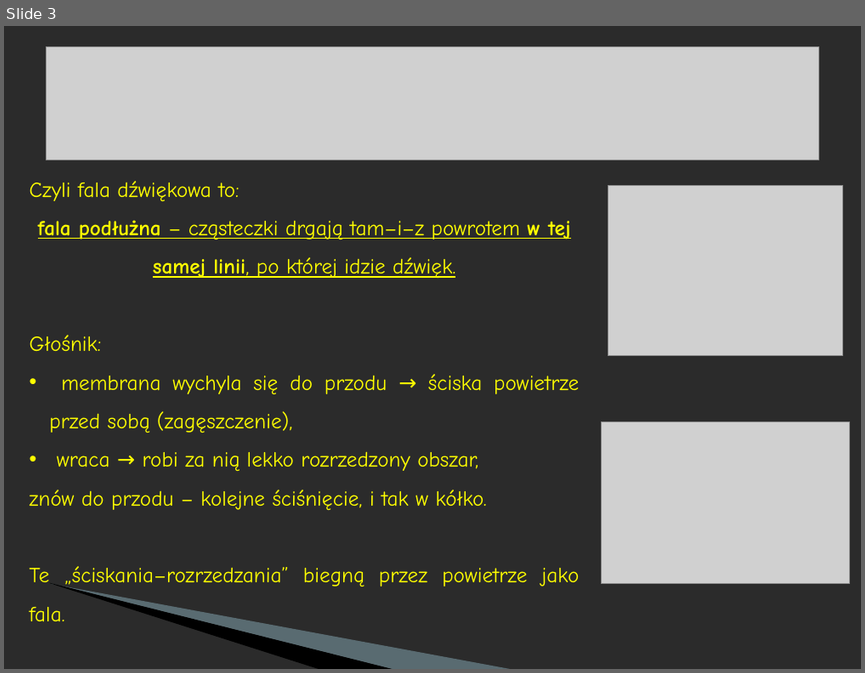
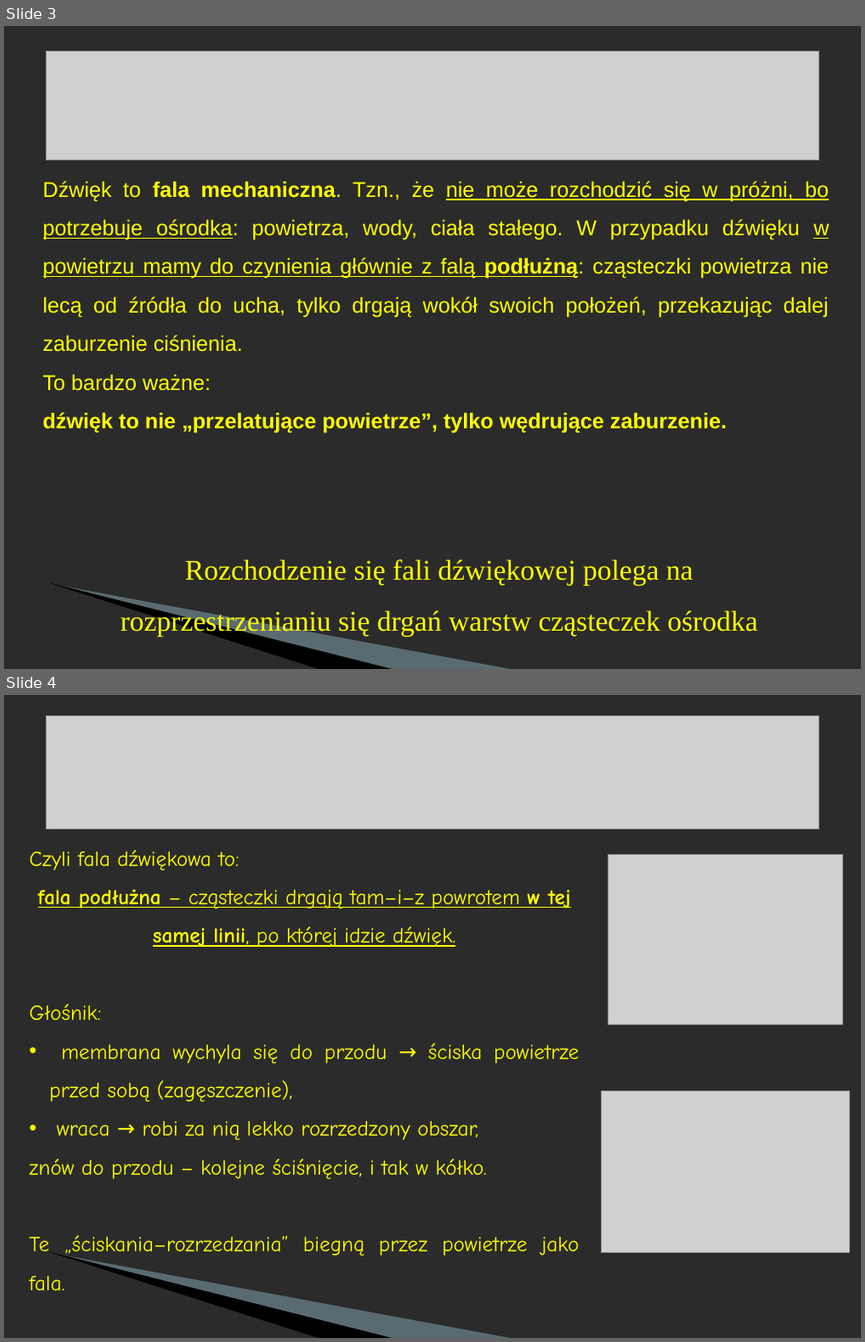
Before and after one commit to MichalMus/Fizyka-w-szkole, a slide deck: 4.Drgania i fale/4.FALE DŹWIĘKOWE – SZCZEGÓLNY PRZYPADEK FALI MECHANICZNEJ.ppt. Shown one above the other, each under a label of ours: slide 3 before the commit, slides 3 and 4 after it. The pictures are 865x673 and 865x1342 pixels, drawn with LibreOffice and Linux fonts; fonts in the diff are those of the drawing; grey boxes stand for pictures; background and template pictures are left out; a plain dark background stands for a picture behind light text. Boxes give left, top, right and bottom in pixels: in the first picture for what was removed or moved away, otherwise in the second. Text is boxed around its words. In the diff, an @@ line names an element or a change of style, - is before the commit and + after.

```diff
--- a/4.Drgania i fale/4.FALE DŹWIĘKOWE – SZCZEGÓLNY PRZYPADEK FALI MECHANICZNEJ.ppt
+++ b/4.Drgania i fale/4.FALE DŹWIĘKOWE – SZCZEGÓLNY PRZYPADEK FALI MECHANICZNEJ.ppt
@@ slide 3 added at (4, 26, 861, 669), background picture (left out); not listed: 2 template elements that a slide beside it also shows @@
@@ picture added at (46, 51, 818, 159) @@
@@ text added at (43, 181, 829, 433), 18 pt, text #FFFF00 @@
+Dźwięk to fala mechaniczna. Tzn., że nie może rozchodzić się w próżni, bo potrzebuje ośrodka: powietrza, wody, ciała stałego. W przypadku dźwięku w powietrzu mamy do czynienia głównie z falą podłużną: cząsteczki powietrza nie lecą od źródła do ucha, tylko drgają wokół swoich położeń, przekazując dalej zaburzenie ciśnienia.
+To bardzo ważne:
+dźwięk to nie „przelatujące powietrze”, tylko wędrujące zaburzenie.
@@ text added at (120, 559, 757, 636), 24 pt, text #FFFF00 @@
+Rozchodzenie się fali dźwiękowej polega na rozprzestrzenianiu się drgań warstw cząsteczek ośrodka
@@ what was slide 3 is now slide 4 @@
```
Also in this commit, not shown: 4 slides changed, 11 other slides added, 9 other files.
